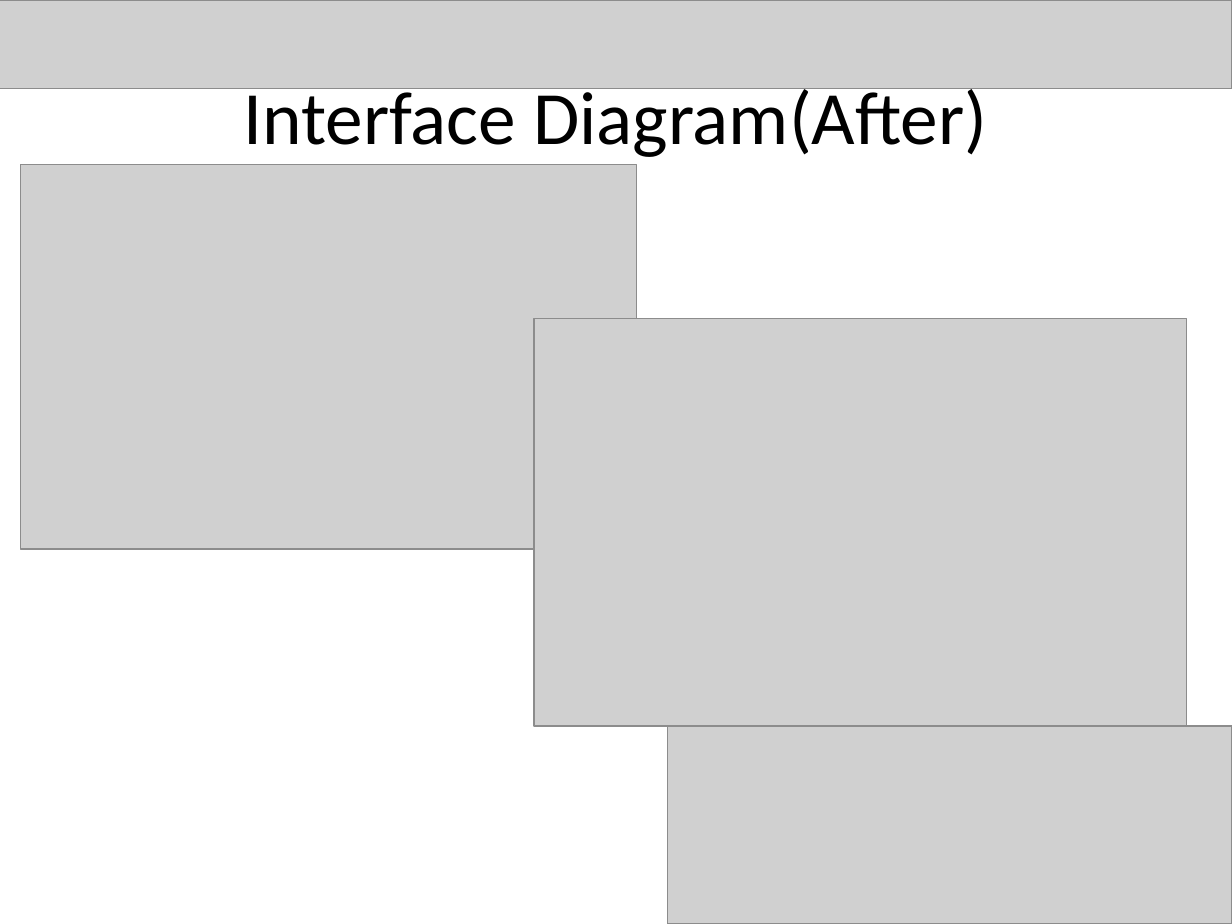
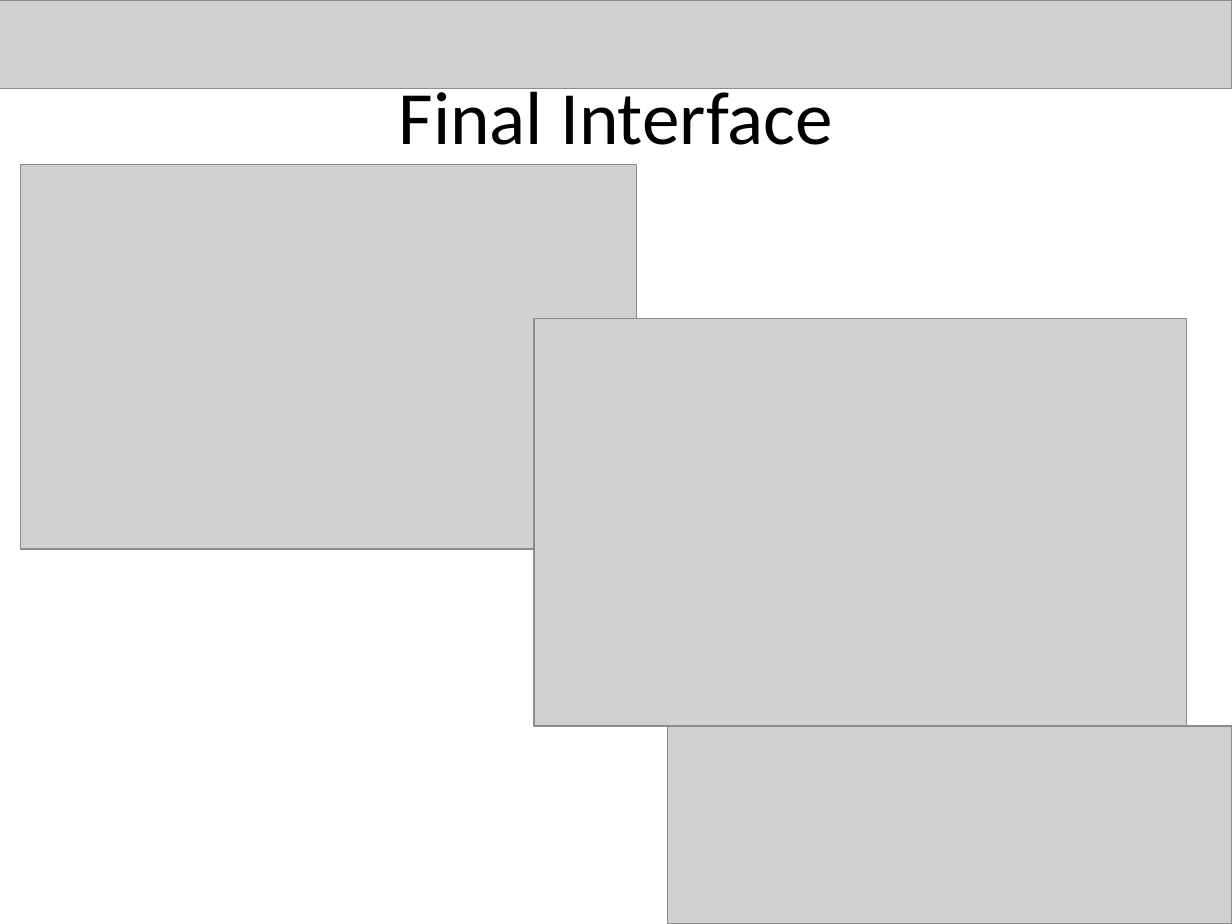
Before and after one commit to bjarratt/csce431-team1, a slide deck: slide 8 of FinalPres.pptx (slide 7 before the commit). Drawn at 1232x924 pixels with LibreOffice and Linux fonts; fonts in the diff are those of the drawing; grey boxes stand for pictures. Boxes give left, top, right and bottom in pixels: in the first picture for what was removed or moved away, otherwise in the second. Text is boxed around its words. In the diff, an @@ line names an element or a change of style, - is before the commit and + after.

```diff
--- a/FinalPres.pptx
+++ b/FinalPres.pptx
@@ title at box(399, 81, 833, 145): text changed @@
-Interface Diagram(After)
+Final Interface
```
Also in this commit, not shown: 4 other slides changed, 2 slides added, 1 slide removed, 1 other file.
